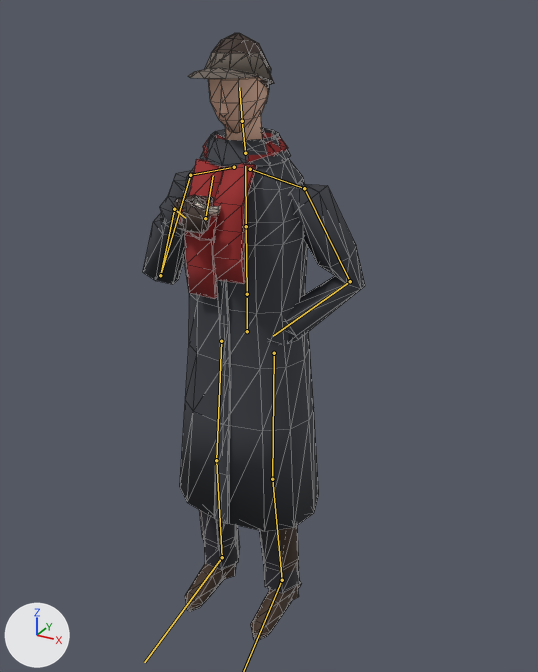
The glTF model site/public/models/people_man_coat.lite.glb, before and after one commit.
Camera for both pictures: a 50 mm lens placed at (1.035, -1.752, 1.859), pointed at (0.044, 0.05, 0.958). The axes (+X, +Y, +Z) are drawn at lower left. The lights are the same throughout. The picture after the commit comes second. Both versions are drawn at frame 93 of the action 'drink'; the numbers are the values there. The bones that change, and the others that lie on the model, are drawn over the model as lines. Mesh edges are drawn as thin lines.

Names of what the first picture shows: 'body', 'mug'.
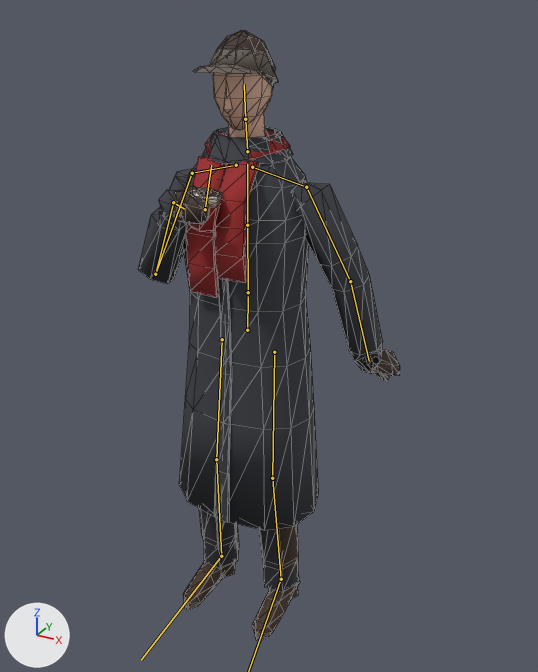
The change in detail:
Bone 'chest' (bone_chest) turns from (1, 0, 0) to (0, 0, 0) degrees about its own x, y and z.
Bone 'neck' (bone_neck) turns from (1, 0, 0) to (0, 0, 0) degrees about its own x, y and z.
Bone 'forearm.L' (bone_forearm_l) turns from (70, 12, -18) to (0, 0, 0) degrees about its own x, y and z.
Bone 'upperarm.R' (bone_upperarm_r) turns from (22, -5, -9) to (27, -4, -8) degrees about its own x, y and z.
Bone 'forearm.R' (bone_forearm_r) turns from (129, -30, 15) to (126, -29, 15) degrees about its own x, y and z.
Bone 'hand.R' (bone_hand_r) turns from (-56, 6, -3) to (-57, 9, -7) degrees about its own x, y and z.
Bone 'foot.L' (bone_foot_l) turns from (1, 1, -3) to (0, 0, 0) degrees about its own x, y and z.
Bone 'foot.R' (bone_foot_r) turns from (2, -1, 3) to (0, 0, 0) degrees about its own x, y and z.

Where the change shows, as pixel boxes [x1, y1, x2, y2] in the pictures (538 x 672 px):
'body', posed (18% wider)
    before: [143, 33, 365, 641]
    after: [138, 30, 400, 641]
'mug', posed
    before: [178, 196, 221, 241]
    after: [178, 187, 223, 232]
bone 'chest', root to tip
    before: (246, 226) to (245, 166)
    after: (247, 225) to (247, 164)
bone 'neck', root to tip
    before: (245, 153) to (242, 121)
    after: (247, 151) to (245, 119)
bone 'forearm.L', root to tip
    before: (350, 281) to (273, 336)
    after: (350, 281) to (369, 361)
bone 'upperarm.R', root to tip
    before: (190, 175) to (160, 275)
    after: (192, 173) to (155, 274)
bone 'forearm.R', root to tip
    before: (160, 275) to (174, 209)
    after: (155, 274) to (173, 202)
bone 'hand.R', root to tip
    before: (174, 209) to (185, 218)
    after: (173, 202) to (184, 209)
bone 'foot.R', root to tip
    before: (222, 557) to (144, 662)
    after: (221, 556) to (141, 660)
